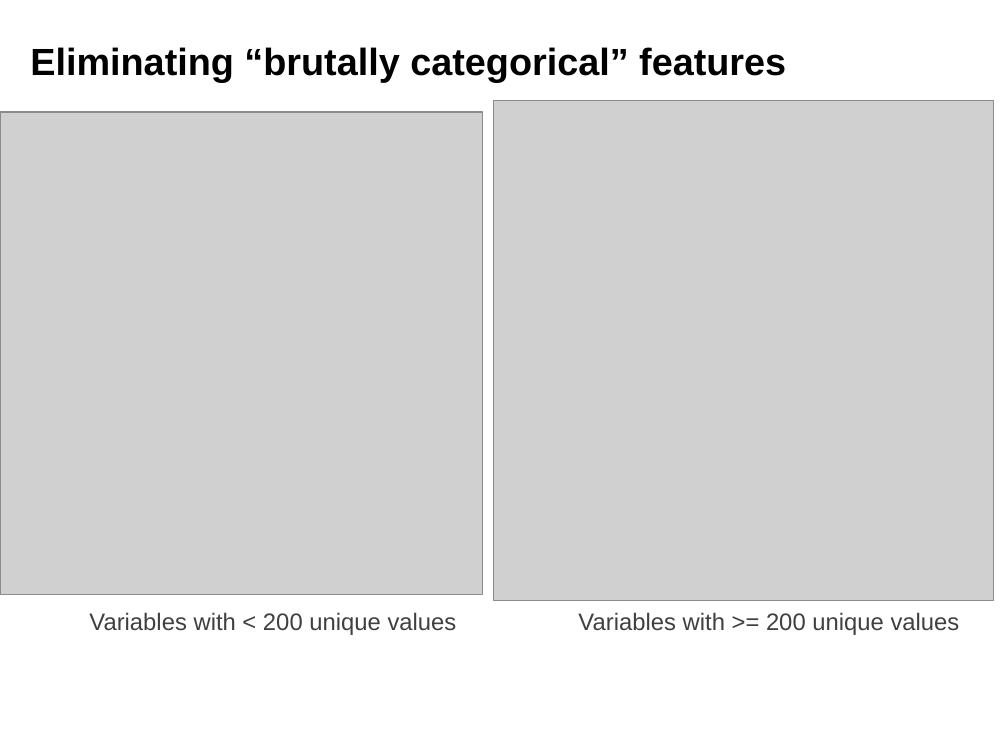
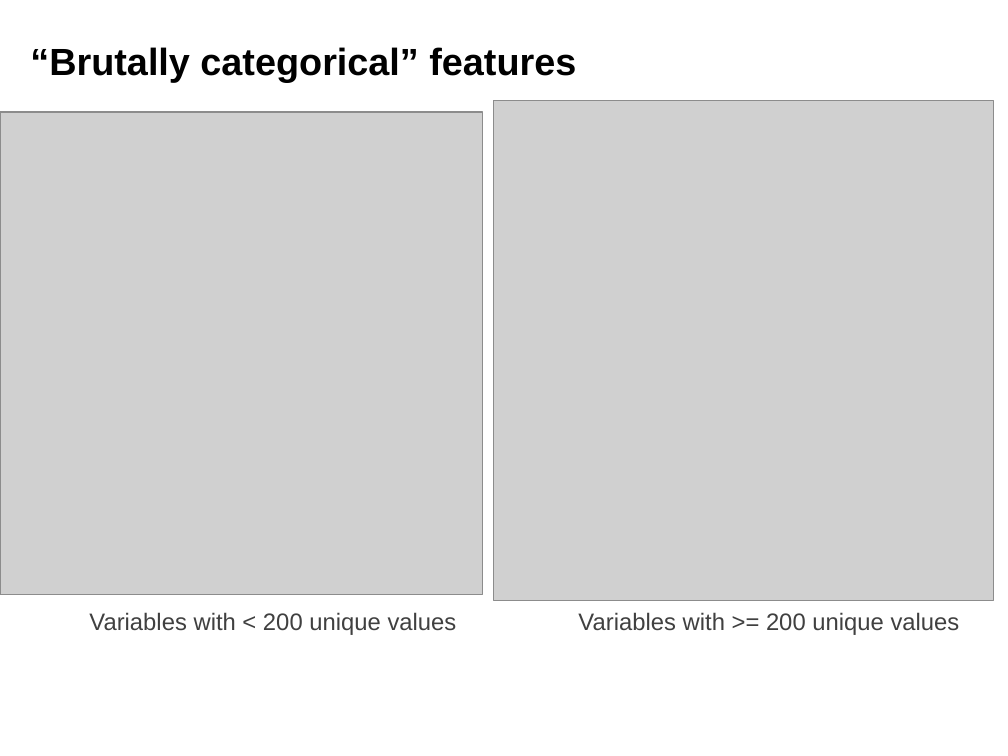
Before and after one commit to ffineis/stat_350_final, a slide deck: slide 5 of report/presentation.pptx (slide 13 before the commit). Drawn at 1008x756 pixels with LibreOffice and Linux fonts; fonts in the diff are those of the drawing; grey boxes stand for pictures; background and template pictures are left out. Boxes give left, top, right and bottom in pixels: in the first picture for what was removed or moved away, otherwise in the second. Text is boxed around its words. In the diff, an @@ line names an element or a change of style, - is before the commit and + after.

```diff
--- a/report/presentation.pptx
+++ b/report/presentation.pptx
@@ title at [30,47,576,82]: text changed @@
-Eliminating “brutally categorical” features
+“Brutally categorical” features
```
Also in this commit, not shown: 1 other slide changed, 1 slide added, 3 other files.
